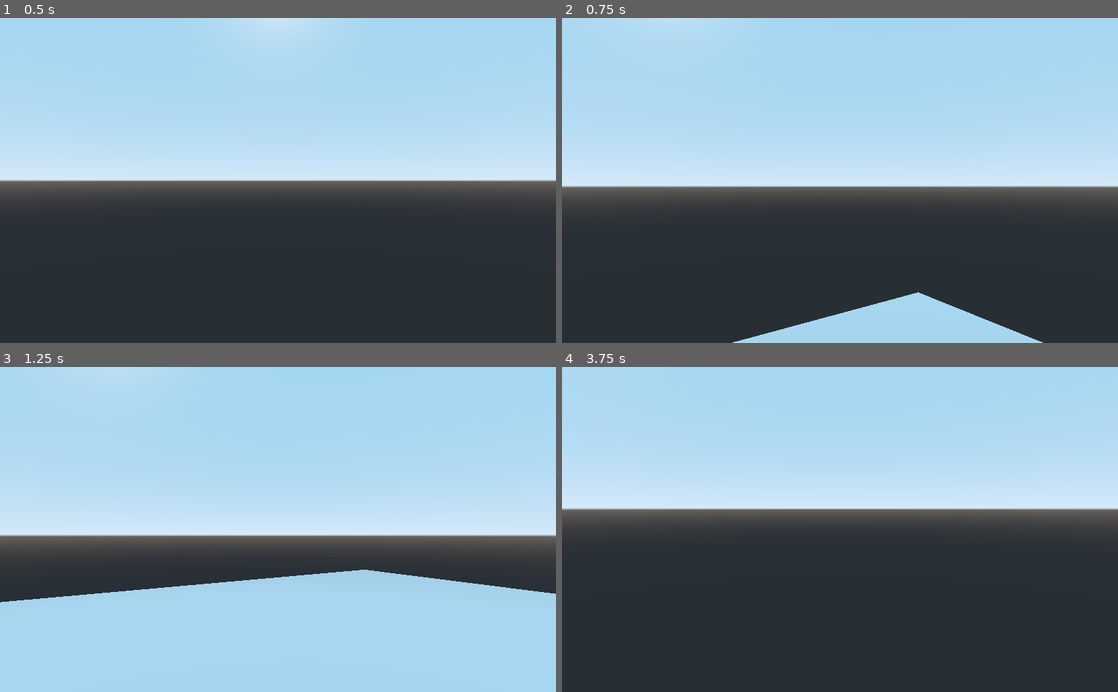
Above: before the commit, frames 1-4 (two rows, left to right).
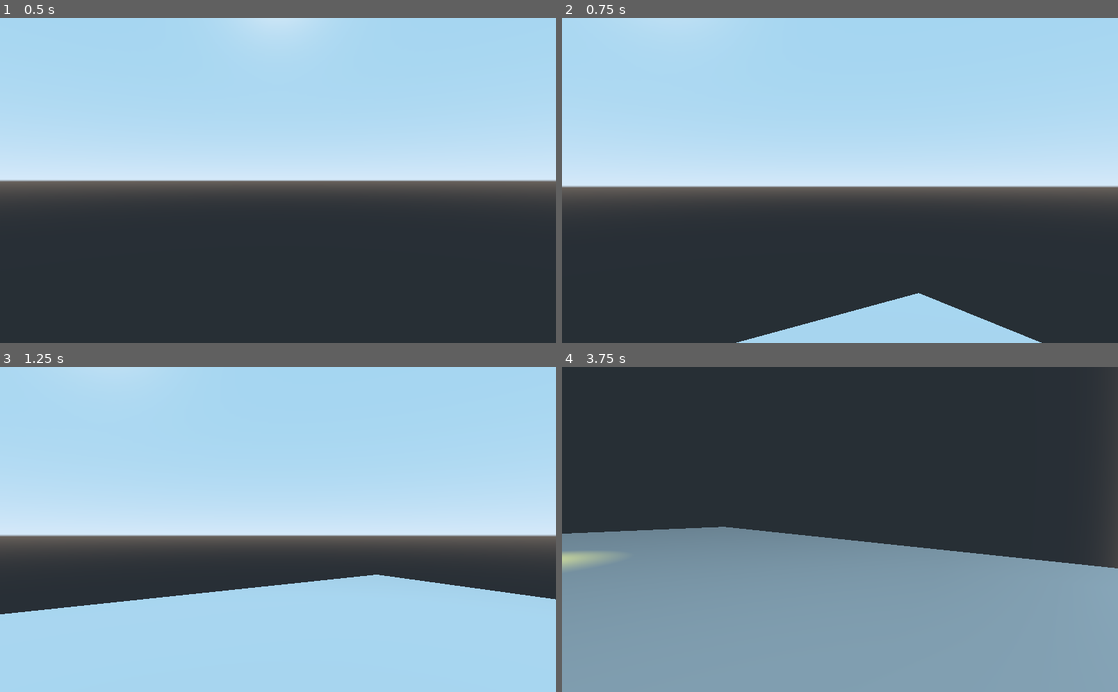
Above: after the commit, the same moments.

Repository: Ratterif/cubePlanet
Game: Godot game, scene res://Root.tscn
The game is run twice, just before and just after one commit, with the same random seed, the same clock (stepped at 60 frames per second) and the same inputs.
Inputs (mouse positions are in pixels of both pictures, inside the frame that each line leads up to):
- Up to frame 1 (0.5 s): no input
- Up to frame 2 (0.75 s): tap Enter (ui_accept) at 0.5 s; move the mouse to (867, 180) at 0.52 s; press the mouse at (867, 180) at 0.53 s; hold Up (ui_up) from 0.53 s (still down)
- Up to frame 3 (1.25 s): keep holding Up (ui_up); tap Enter (ui_accept) at 0.77 s; right-click (305, 529) at 0.8 s
- Up to frame 4 (3.75 s): keep holding Up (ui_up); move the mouse to (812, 529) at 1.27 s; release the mouse at (812, 529) at 1.28 s; right-click (812, 529) at 1.35 s; tap Enter (ui_accept) at 1.52, 2.75, 3.02 s; click (812, 529) at 1.55 s; move the mouse to (851, 523) at 2.02 s; press the mouse at (851, 523) at 2.03 s; right-click (851, 523) at 2.3 s; move the mouse to (834, 536) at 2.77 s; release the mouse at (834, 536) at 2.78 s; right-click (834, 536) at 2.85 s; click (834, 536) at 3.05 s; move the mouse to (878, 532) at 3.52 s; press the mouse at (878, 532) at 3.53 s

Frame 1 is identical in both runs. In frame 2, 0.1% of the frame differs, in the area x 30-87%, y 84-100%; in frame 3, 2.3%; in frame 4, 94%, in the area x 0-100%, y 0-100%.

Commit message:
place and break

Diff:
--- a/KinematicBody.gd
+++ b/KinematicBody.gd
@@ -22,6 +22,7 @@
 var ii = 0
 var u = Vector3()
 var dp = 1
+onready var raycast = $cam/RayCast
 
 func rotVec(v: Vector3, b: Basis):
 	return Vector3(
@@ -58,6 +59,9 @@
 		print(active_item)
 	if Input.is_action_pressed('ui_LMB'):
 		if(active_item):
+			print(raycast.get_collider(), " ", get_node("../../Platform/KinematicBody/blocks"))
+			if raycast.get_collider():
+				get_node("../../Platform/KinematicBody/blocks").remove_child(raycast.get_collider().get_node("../"))
 			active_item.animation()
 	if Input.is_action_pressed('ui_sprint'):
 		v.x = v.x * 2
@@ -153,10 +157,10 @@
 		rot_x += e.relative.y * 0.01
 		_vel = Basis().rotated(Vector3(0,1,0), rot_y) * _vel
 		rot_y = 0
-		if rot_x > PI/2:
-			rot_x = PI/2
-		if rot_x < -PI/2:
-			rot_x = -PI/2
+		if rot_x > PI/3:
+			rot_x = PI/3
+		if rot_x < -PI/3:
+			rot_x = -PI/3
 	$cam.transform.basis = Basis(Vector3(-1,0,0), rot_x)
 
 func set_item(path):
@@ -172,6 +176,7 @@
 	blocks.append(block)
 	#add_child_below_node(get_tree().get_root().get_node("item"), block)
 	get_node("../../Platform/KinematicBody/blocks").add_child(block)
-	var forw = p_poz + rotVec(Vector3(0,0,-1), _vel)
-	block.translate(Vector3(round(forw.x/2)*2, round(forw.y/2)*2, round(forw.z/2)*2))
+	var forw = raycast.get_collision_point()
+	#block.translate(Vector3(round(forw.x/-2)*2, round(forw.y/2)*2, round(forw.z/2)*2))
+	block.translate(Vector3(round((forw.x-1)/2)*2+1,round((forw.y-1)/2)*2+1,round((forw.z-1)/2)*2+1))
 #	poz.y += 2
--- a/Root.tscn
+++ b/Root.tscn
@@ -51,12 +51,17 @@
 [node name="cam" type="Spatial" parent="Body/KinematicBody"]
 
 [node name="Camera" type="Camera" parent="Body/KinematicBody/cam"]
-transform = Transform( 1, 0, 0, 0, 1, 0, 0, 0, 1, -0.0737466, 1.50324, -1.35379 )
+transform = Transform( 1, 0, 0, 0, 1, 0, 0, 0, 1, -0.0737466, 1.50324, -1.50003 )
 fov = 57.7738
 far = 8192.0
 
 [node name="item" type="Spatial" parent="Body/KinematicBody/cam"]
 transform = Transform( -0.0109031, 0.0509197, 0.193102, -0.0766478, 0.177511, -0.0511363, -0.184408, -0.0767919, 0.00983727, 0.313013, 1.34966, -2.27836 )
+
+[node name="RayCast" type="RayCast" parent="Body/KinematicBody/cam"]
+transform = Transform( 1, 0, 0, 0, 1, 0, 0, 0, 1, -0.074, 1.503, -1.5 )
+enabled = true
+cast_to = Vector3( 0, 0, -14 )
 
 [node name="Platform" type="Spatial" parent="."]
 transform = Transform( 1, 4.443e-28, 0, 4.443e-28, 1, 0, 0, 0, 1, 0, 0, 0 )
--- a/cube.tscn
+++ b/cube.tscn
@@ -1,11 +1,13 @@
 [gd_scene load_steps=5 format=2]
 
-[ext_resource path="res://1623197782_20-phonoteka_org-p-tekstura-bloka-travi-mainkraft-krasivo-20.jpg" type="Texture" id=1]
+[ext_resource path="res://dirt.png" type="Texture" id=1]
 
 [sub_resource type="CubeMesh" id=1]
 
 [sub_resource type="SpatialMaterial" id=3]
-albedo_texture = ExtResource( 1 )
+normal_enabled = true
+normal_scale = 16.0
+normal_texture = ExtResource( 1 )
 
 [sub_resource type="BoxShape" id=2]
 
Binary file added: dirt.png
Not shown, changed: dirt.png.import
Binary file added: icon.png
